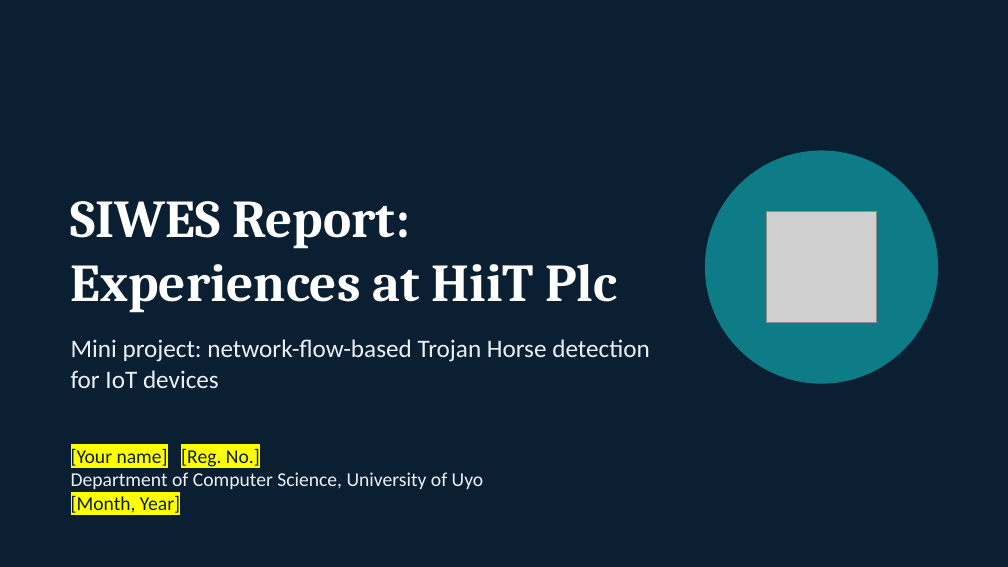
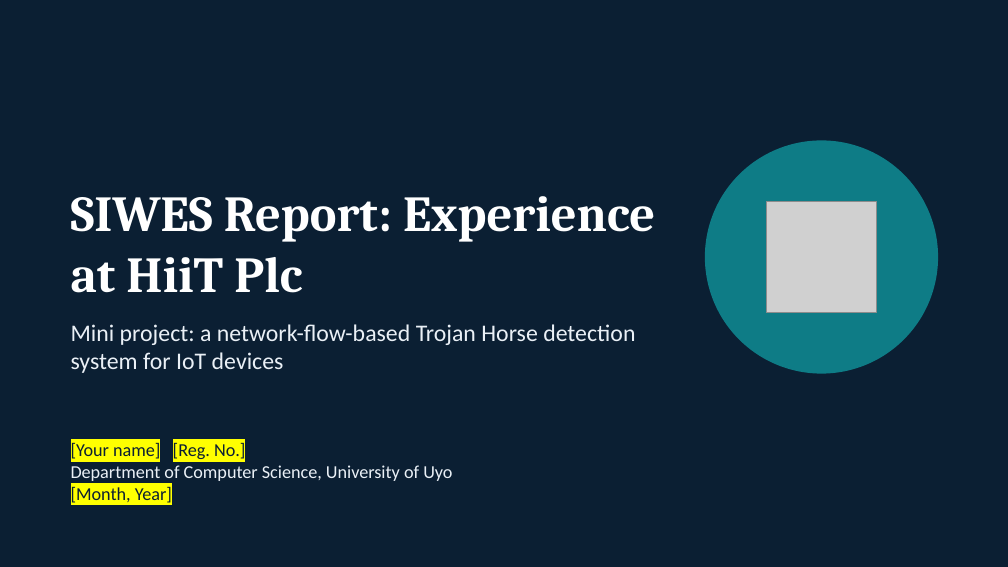
Before and after one commit to emmanuelekopimo/build-with-ai, a slide deck: slide 1 of docs/SIWES-Presentation-HiiT-Plc-IoT-Trojan-Detector.pptx. Drawn at 1008x567 pixels with LibreOffice and Linux fonts; fonts in the diff are those of the drawing; grey boxes stand for pictures. Boxes give left, top, right and bottom in pixels: in the first picture for what was removed or moved away, otherwise in the second. Text is boxed around its words. In the diff, an @@ line names an element or a change of style, - is before the commit and + after.

```diff
--- a/docs/SIWES-Presentation-HiiT-Plc-IoT-Trojan-Detector.pptx
+++ b/docs/SIWES-Presentation-HiiT-Plc-IoT-Trojan-Detector.pptx
@@ ellipse: place and size @@
-ellipse at [706, 151, 937, 383]
+ellipse at [706, 141, 937, 373]
@@ title at [71, 196, 655, 293]: text changed; size 38 to 36 pt @@
-SIWES Report: Experiences at HiiT Plc
+SIWES Report: Experience at HiiT Plc
@@ picture: place and size @@
-picture at [766, 212, 877, 323]
+picture at [766, 202, 877, 312]
@@ text at [71, 324, 635, 373]: text changed; size 18 to 17 pt @@
-Mini project: network-flow-based Trojan Horse detection for IoT devices
+Mini project: a network-flow-based Trojan Horse detection system for IoT devices
@@ text "[Your name] [Reg. No.]" at [71, 442, 452, 503]: size 14 to 13 pt @@
```
Also in this commit, not shown: 15 other slides changed, 8 slides added, 3 slides removed, 1 other file.
